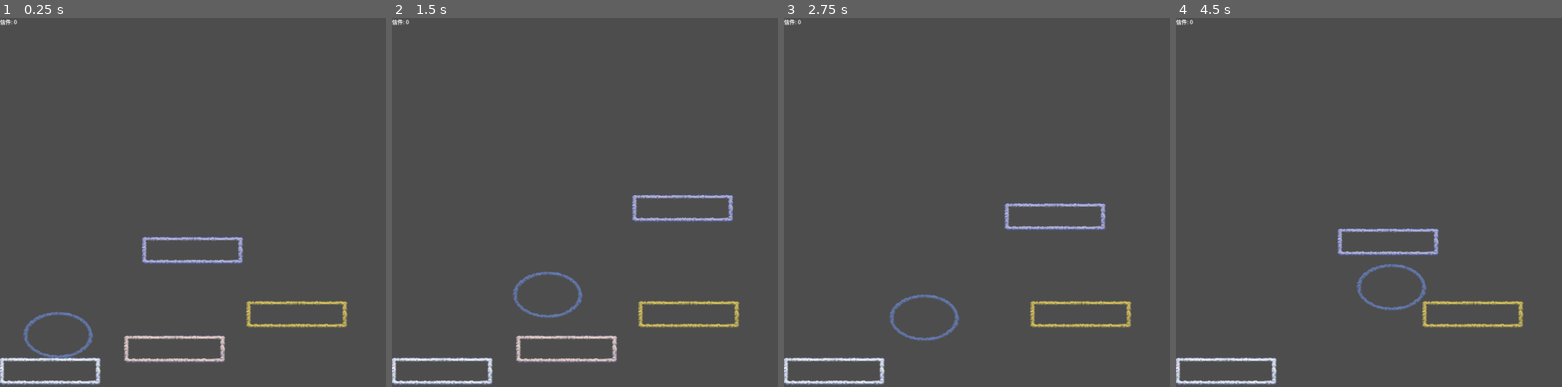
Above: before the commit, frames 1-4 (left to right).
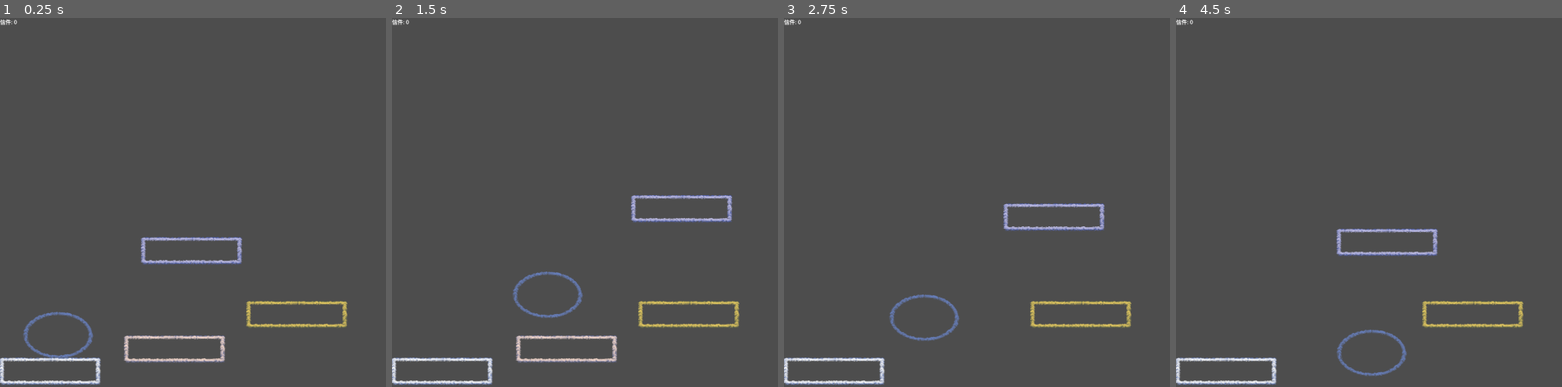
Above: after the commit, the same moments.

Repository: KuthorX/find-the-singer
Game: Godot game, scene res://basic_scene.tscn
Same seed, same stepped clock (60 frames per second), same inputs: the game is played once before the commit and once after it.
Inputs:
- Up to frame 1 (0.25 s): no input
- Up to frame 2 (1.5 s): tap Enter (ui_accept) at 0.5, 0.77 s; hold Right (ui_right) from 0.53 s (still down)
- Up to frame 3 (2.75 s): tap Enter (ui_accept) at 1.52 s; release Right (ui_right) at 2.03 s; hold Left (ui_left) from 2.03 s (still down)
- Up to frame 4 (4.5 s): release Left (ui_left) at 2.78 s; hold Right (ui_right) 2.78-4.28 s; tap Enter (ui_accept) at 3.02, 3.77 s; hold Left (ui_left) from 4.28 s (still down)

The runs differ from the first frame. In frame 1, 0.4% of the frame differs, in the area x 36-63%, y 59-67%; in frame 2, 0.4%; in frame 3, 0.4%; in frame 4, 1.2%, in the area x 41-69%, y 56-98%.

Commit message:
optimize: moveable floor

Diff:
--- a/basic_scene.tscn
+++ b/basic_scene.tscn
@@ -112,7 +112,8 @@
 wait_time = 3.0
 
 [node name="MoveableFloor" type="StaticBody2D" parent="."]
-position = Vector2(503, 706)
+position = Vector2(500, 707)
+constant_linear_velocity = Vector2(0, 50)
 script = ExtResource("7_cxlks")
 
 [node name="Sprite2D" type="Sprite2D" parent="MoveableFloor"]
--- a/scripts/MoveableFloor.gd
+++ b/scripts/MoveableFloor.gd
@@ -1,4 +1,7 @@
 extends StaticBody2D
+
+var player_on_platform = null # 存储站在平台上的玩家引用
+var previous_position = Vector2.ZERO # 记录平台上一帧的位置
 
 func _ready():
 	_set_tween()
@@ -18,3 +21,25 @@
 	# 可选：循环移动（从起点到终点，再回到起点）
 	tween.tween_property(self, "position", start_pos, 2.0)
 	tween.set_loops()  # 无限循环
+
+func _physics_process(delta):
+	if player_on_platform:
+		# 计算平台的移动距离（包括水平和竖直方向）
+		var movement = global_position - previous_position
+		# 将平台的移动距离应用到玩家的位置
+		player_on_platform.global_position += movement
+		# 确保玩家的物理行为正常（调用 move_and_slide 处理玩家的 velocity）
+		player_on_platform.move_and_slide()
+
+	# 更新上一帧的位置
+	previous_position = global_position
+
+# 当玩家进入 Area2D 时
+func _on_area_2d_body_entered(body):
+	if body.has_method("is_player"):
+		player_on_platform = body
+
+# 当玩家离开 Area2D 时
+func _on_area_2d_body_exited(body):
+	if body == player_on_platform:
+		player_on_platform = null
